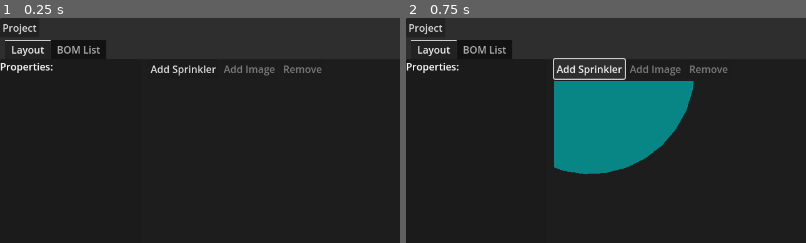
Above: before the commit, frames 1-2 (left to right).
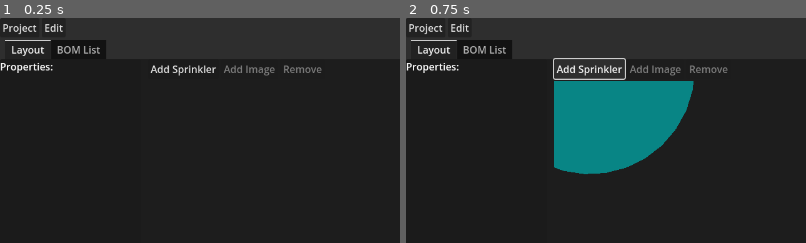
Above: after the commit, the same moments.

Repository: hankedan000/yardscaper
Game: Godot game, scene res://scenes/Main/Main.tscn
Same seed, same stepped clock (60 frames per second), same inputs: the game is played once before the commit and once after it.
Inputs:
- Up to frame 1 (0.25 s): no input
- Up to frame 2 (0.75 s): click "Add Sprinkler" at 0.5 s
The pictures show only the part of the screen within x 0-50%, y 0-50%; the shares and areas given below are measured in that part.

The runs differ from the first frame. In frame 1, 0.1% of the frame differs, in the area x 11-16%, y 2-7%; in frame 2, 0.1%.

Commit message:
Adds undo/redo history

Diff:
--- a/SprinklerDesigner/scenes/LayoutPanel/LayoutPanel.gd
+++ b/SprinklerDesigner/scenes/LayoutPanel/LayoutPanel.gd
@@ -30,6 +30,7 @@
 
 var mode = Mode.Idle
 var sprinkler_to_add : Sprinkler = null
+var undo_redo_ctrl := UndoRedoController.new()
 
 var selected_obj = null :
 	set(obj):
@@ -54,8 +55,7 @@
 var _mouse_move_start_pos_px = null
 
 func _ready():
-	TheProject.sprinkler_changed.connect(_on_TheProject_sprinkler_changed)
-	TheProject.image_changed.connect(_on_TheProject_image_changed)
+	TheProject.node_changed.connect(_on_TheProject_node_changed)
 	TheProject.opened.connect(_on_TheProject_opened)
 	TheProject.closed.connect(_on_TheProject_closed)
 	properties_list.visible = false
@@ -197,27 +197,26 @@
 		TheProject.remove_image(selected_obj)
 	selected_obj = null
 
-func _on_TheProject_sprinkler_changed(sprink, change_type):
-	var sprink_in_world = sprink.get_parent() == world_viewport
+func _on_TheProject_node_changed(obj, change_type, args):
+	var obj_in_world = obj.get_parent() == world_viewport
 	match change_type:
 		TheProject.ChangeType.ADD:
-			if not sprink_in_world:
-				world_viewport.add_child(sprink)
+			if not obj_in_world:
+				world_viewport.add_child(obj)
 		TheProject.ChangeType.REMOVE:
-			if sprink_in_world:
-				world_viewport.remove_child(sprink)
-
-func _on_TheProject_image_changed(img_node, change_type):
-	var img_in_world = img_node.get_parent() == world_viewport
-	match change_type:
-		TheProject.ChangeType.ADD:
-			if not img_in_world:
-				world_viewport.add_child(img_node)
-		TheProject.ChangeType.REMOVE:
-			if img_in_world:
-				world_viewport.remove_child(img_node)
+			if obj_in_world:
+				world_viewport.remove_child(obj)
+		TheProject.ChangeType.PROP_EDIT:
+			var prop = args[0]
+			var old_value = args[1]
+			var new_value = args[2]
+			undo_redo_ctrl.push_undo_op(
+				UndoRedoController.PropEditUndoRedoOperation.new(
+					obj, prop, old_value, new_value)
+			)
 
 func _on_TheProject_opened():
+	undo_redo_ctrl.reset()
 	add_img_button.disabled = false
 
 func _on_TheProject_closed():
--- a/SprinklerDesigner/scenes/Main/Main.gd
+++ b/SprinklerDesigner/scenes/Main/Main.gd
@@ -7,11 +7,28 @@
 	SaveAs = 1
 }
 
+enum EditMenuIDs {
+	Undo = 0,
+	Redo = 1
+}
+
 @onready var open_dialog := $OpenDialog
 @onready var save_as_dialog := $SaveAsDialog
-@onready var unsaved_changes_dialog = $UnsavedChangesDialog
+@onready var unsaved_changes_dialog := $UnsavedChangesDialog
+@onready var proj_menu := $VBoxContainer/MenuBar/Project
+@onready var edit_menu := $VBoxContainer/MenuBar/Edit
+@onready var proj_tabs := $VBoxContainer/ProjectTabs
+@onready var layout_tab := $VBoxContainer/ProjectTabs/Layout
 
 var _close_requested = false # set true if window close was requested
+var _active_undo_redo_ctrl : UndoRedoController = null:
+	set(value):
+		if _active_undo_redo_ctrl:
+			_active_undo_redo_ctrl.history_changed.disconnect(_on_undo_redo_ctrl_history_changed)
+		if value is UndoRedoController:
+			value.history_changed.connect(_on_undo_redo_ctrl_history_changed)
+		_active_undo_redo_ctrl = value
+		_update_undo_redo_enabled(_active_undo_redo_ctrl)
 
 func _ready():
 	# manage window close request ourselve so we can ask to save before closing
@@ -21,6 +38,26 @@
 	TheProject.connect('has_edits_changed', _on_TheProject_has_edits_changed)
 	_update_window_title()
 
+	# set save menu item shortcut to Ctrl + S
+	_set_menu_item_shortcut(
+		proj_menu, ProjectMenuIDs.Save,
+		Utils.create_shortcut(KEY_S, true))
+	# set save_as menu item shortcut to Ctrl + Shift + S
+	_set_menu_item_shortcut(
+		proj_menu, ProjectMenuIDs.SaveAs,
+		Utils.create_shortcut(KEY_S, true, true))
+	# set undo menu item shortcut to Ctrl + Z
+	_set_menu_item_shortcut(
+		edit_menu, EditMenuIDs.Undo,
+		Utils.create_shortcut(KEY_Z, true))
+	# set redo menu item shortcut to Ctrl + Shift + Z
+	_set_menu_item_shortcut(
+		edit_menu, EditMenuIDs.Redo,
+		Utils.create_shortcut(KEY_Z, true, true))
+
+	# trick to get undo/redo history active from startup
+	_on_project_tabs_tab_changed(proj_tabs.current_tab)
+
 func _notification(what):
 	if what == NOTIFICATION_WM_CLOSE_REQUEST:
 		_close_requested = true
@@ -28,6 +65,9 @@
 			unsaved_changes_dialog.popup_centered()
 		else:
 			get_tree().quit() # nothing to save, so quit now!
+
+func _set_menu_item_shortcut(menu: PopupMenu, id: int, shortcut: Shortcut):
+	menu.set_item_shortcut(menu.get_item_index(id), shortcut)
 
 func _update_window_title():
 	const BASE_TITLE = "Sprinkler Designer"
@@ -40,6 +80,15 @@
 
 func _request_save_as():
 	_on_project_id_pressed(ProjectMenuIDs.SaveAs)
+
+func _update_undo_redo_enabled(undo_redo_ctrl):
+	var undo_disabled = true
+	var redo_disabled = true
+	if undo_redo_ctrl is UndoRedoController:
+		undo_disabled = not undo_redo_ctrl.has_undo()
+		redo_disabled = not undo_redo_ctrl.has_redo()
+	edit_menu.set_item_disabled(edit_menu.get_item_index(EditMenuIDs.Undo), undo_disabled)
+	edit_menu.set_item_disabled(edit_menu.get_item_index(EditMenuIDs.Redo), redo_disabled)
 
 func _on_project_id_pressed(id):
 	match id:
@@ -82,3 +131,28 @@
 
 func _on_unsaved_changes_dialog_discard():
 	get_tree().quit()
+
+func _on_project_tabs_tab_changed(tab):
+	var tab_title = proj_tabs.get_tab_title(tab)
+	var next_undo_redo_ctrl = null
+	match tab_title:
+		"Layout":
+			next_undo_redo_ctrl = layout_tab.undo_redo_ctrl
+		"BOM List":
+			pass
+		_:
+			push_warning("unsupported tab title '%s' in _on_project_tabs_tab_changed()" % [tab_title])
+
+	_active_undo_redo_ctrl = next_undo_redo_ctrl
+
+func _on_undo_redo_ctrl_history_changed():
+	_update_undo_redo_enabled(_active_undo_redo_ctrl)
+
+func _on_edit_id_pressed(id):
+	match id:
+		EditMenuIDs.Undo:
+			_active_undo_redo_ctrl.undo()
+		EditMenuIDs.Redo:
+			_active_undo_redo_ctrl.redo()
+		_:
+			push_warning("unhandled press event for edit menu id %d" % [id])
--- a/SprinklerDesigner/scenes/Main/Main.tscn
+++ b/SprinklerDesigner/scenes/Main/Main.tscn
@@ -49,6 +49,16 @@
 item_3/text = "Save As ..."
 item_3/id = 1
 
+[node name="Edit" type="PopupMenu" parent="VBoxContainer/MenuBar"]
+title = "Edit"
+item_count = 2
+item_0/text = "Undo"
+item_0/id = 0
+item_0/disabled = true
+item_1/text = "Redo"
+item_1/id = 1
+item_1/disabled = true
+
 [node name="ProjectTabs" type="TabContainer" parent="VBoxContainer"]
 layout_mode = 2
 size_flags_vertical = 3
@@ -66,3 +76,5 @@
 [connection signal="discard" from="UnsavedChangesDialog" to="." method="_on_unsaved_changes_dialog_discard"]
 [connection signal="save" from="UnsavedChangesDialog" to="." method="_on_unsaved_changes_dialog_save"]
 [connection signal="id_pressed" from="VBoxContainer/MenuBar/Project" to="." method="_on_project_id_pressed"]
+[connection signal="id_pressed" from="VBoxContainer/MenuBar/Edit" to="." method="_on_edit_id_pressed"]
+[connection signal="tab_changed" from="VBoxContainer/ProjectTabs" to="." method="_on_project_tabs_tab_changed"]
--- a/SprinklerDesigner/scripts/MoveableNode2D.gd
+++ b/SprinklerDesigner/scripts/MoveableNode2D.gd
@@ -10,7 +10,7 @@
 
 var _pos_at_move_start = null
 
-func has_point(pos: Vector2):
+func has_point(_pos: Vector2):
 	push_error("subclass for '%s' should override has_point()" % [name])
 
 func moving() -> bool:
--- a/SprinklerDesigner/scripts/Project.gd
+++ b/SprinklerDesigner/scripts/Project.gd
@@ -2,14 +2,13 @@
 
 signal opened()
 signal closed()
-signal sprinkler_changed(sprink, change_type)
-signal image_changed(img, change_type)
+signal node_changed(node, change_type, args)
 signal has_edits_changed(has_edits)
 
 enum ChangeType {
 	ADD,
 	REMOVE,
-	MODIFIED
+	PROP_EDIT
 }
 
 var ImageNodeScene : PackedScene = preload("res://scenes/ImageNode/ImageNode.tscn")
@@ -84,9 +83,9 @@
 
 func add_sprinkler(sprink: Sprinkler):
 	if not sprinklers.has(sprink):
-		sprink.connect('moved', _on_sprinkler_moved)
+		sprink.connect('moved', _on_node_moved)
 		sprinklers.append(sprink)
-		emit_signal('sprinkler_changed', sprink, ChangeType.ADD)
+		emit_signal('node_changed', sprink, ChangeType.ADD, [])
 		has_edits = true
 	else:
 		push_warning("sprinkler %s is already added to project. ignoring add." % sprink.name)
@@ -94,7 +93,7 @@
 func remove_sprinkler(sprink: Sprinkler):
 	if sprinklers.has(sprink):
 		sprinklers.erase(sprink)
-		emit_signal('sprinkler_changed', sprink, ChangeType.REMOVE)
+		emit_signal('node_changed', sprink, ChangeType.REMOVE, [])
 		has_edits = true
 	else:
 		push_warning("sprinkler %s is not in the project. ignoring remove." % sprink.name)
@@ -129,10 +128,14 @@
 	# load image and create a new ImageNode
 	var img_node : ImageNode = ImageNodeScene.instantiate()
 	img_node.filename = filename
-	images.append(img_node)
-	emit_signal('image_changed', img_node, ChangeType.ADD)
+	_add_image(img_node)
 	has_edits = true
 	return true
+
+func _add_image(img_node):
+	img_node.connect('moved', _on_node_moved)
+	images.append(img_node)
+	emit_signal('node_changed', img_node, ChangeType.ADD, [])
 
 func serialize():
 	# serialize all sprinkler objects
@@ -161,10 +164,13 @@
 	for img_ser in Utils.dict_get(obj, 'images', []):
 		var img_node := ImageNodeScene.instantiate()
 		img_node.deserialize(img_ser)
-		images.append(img_node)
-		emit_signal('image_changed', img_node, ChangeType.ADD)
+		_add_image(img_node)
 	_suppress_self_edit_signals = false
 
-func _on_sprinkler_moved(sprink, from_xy, to_xy):
-	emit_signal('sprinkler_changed', sprink, ChangeType.MODIFIED)
+func _on_node_moved(node, from_xy, to_xy):
+	emit_signal(
+		'node_changed',
+		node,
+		ChangeType.PROP_EDIT,
+		['position', from_xy, to_xy])
 	has_edits = true
--- /dev/null
+++ b/SprinklerDesigner/scripts/UndoRedoController.gd
@@ -0,0 +1,78 @@
+extends Object
+class_name UndoRedoController
+
+signal history_changed()
+
+class UndoRedoOperation:
+	extends Object
+
+	func undo() -> bool:
+		return true
+
+	func redo() -> bool:
+		return true
+
+class PropEditUndoRedoOperation:
+	extends UndoRedoOperation
+
+	var _obj : Object = null
+	var _prop : StringName = ""
+	var _old_value = null
+	var _new_value = null
+
+	func _init(obj: Object, prop: StringName, old_value, new_value):
+		if obj == null:
+			push_error("obj can't be null")
+		if prop not in obj:
+			push_error("obj %s doesn't have a property named '%s'" % [obj, prop])
+		_obj = obj
+		_prop = prop
+		_old_value = old_value
+		_new_value = new_value
+
+	func undo() -> bool:
+		_obj.set(_prop, _old_value)
+		return true
+
+	func redo() -> bool:
+		_obj.set(_prop, _new_value)
+		return true
+
+const MAX_UNDO_REDO_HISTORY = 100
+var _undo_stack = []
+var _redo_stack = []
+
+func reset():
+	_undo_stack = []
+	_redo_stack = []
+	emit_signal('history_changed')
+
+func has_undo() -> bool:
+	return len(_undo_stack) > 0
+
+func has_redo() -> bool:
+	return len(_redo_stack) > 0
+
+func push_undo_op(op: UndoRedoOperation):
+	_push_op(_undo_stack, op)
+	_redo_stack.clear()
+	emit_signal('history_changed')
+
+func undo():
+	if has_undo():
+		var op = _undo_stack.pop_back()
+		op.undo()
+		_push_op(_redo_stack, op)
+		emit_signal('history_changed')
+
+func redo():
+	if has_redo():
+		var op = _redo_stack.pop_back()
+		op.redo()
+		_push_op(_undo_stack, op)
+		emit_signal('history_changed')
+
+func _push_op(stack: Array, entry):
+	stack.push_back(entry)
+	if len(stack) > MAX_UNDO_REDO_HISTORY:
+		stack.pop_front()
--- a/SprinklerDesigner/scripts/Utils.gd
+++ b/SprinklerDesigner/scripts/Utils.gd
@@ -23,3 +23,17 @@
 	if dict.has(key):
 		return dict[key]
 	return default_value
+
+func create_shortcut(letter: Key, ctrl: bool = false, shift: bool = false, alt: bool = false) -> Shortcut:
+	var shortcut = Shortcut.new()
+
+	var input_event = InputEventKey.new()
+
+	input_event.keycode = letter
+	input_event.ctrl_pressed = ctrl
+	input_event.shift_pressed = shift
+	input_event.alt_pressed = alt
+
+	shortcut.events = [ input_event ]
+
+	return shortcut
